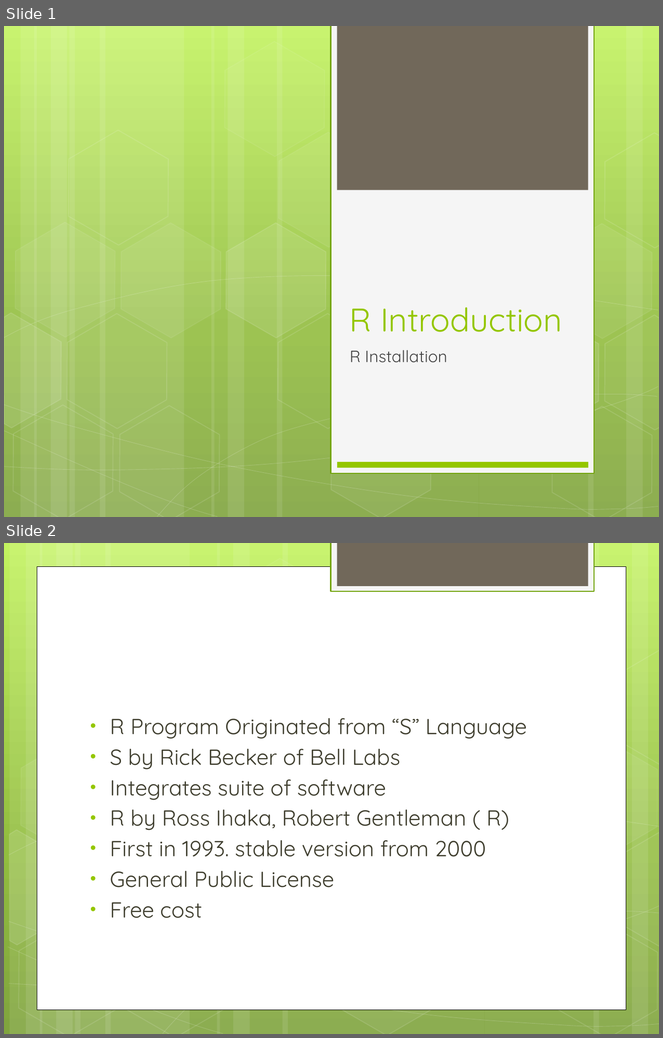
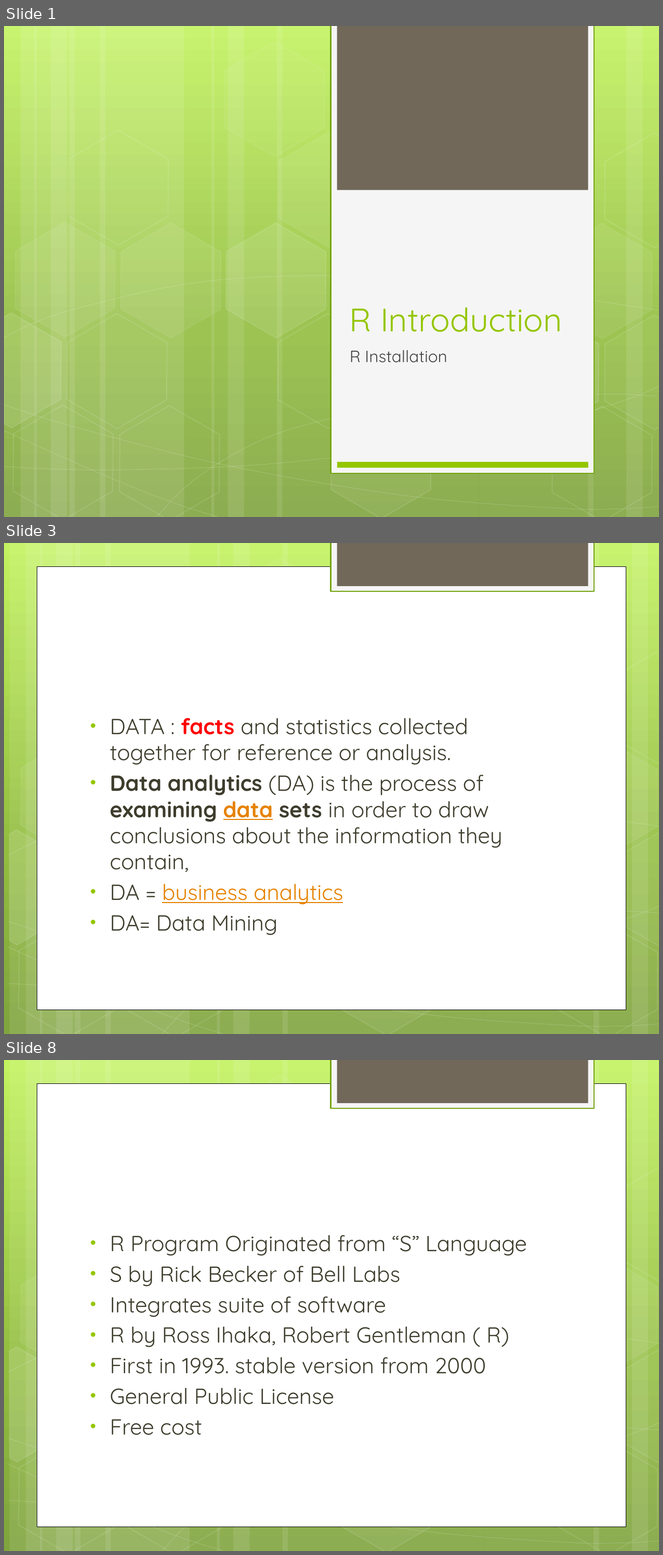
Before and after one commit to gpavankumar1974/Rnotes, a slide deck: RBasics/R Intro 2.pptx. Shown one above the other, each under a label of ours: slides 1 and 2 before the commit, slides 1, 3 and 8 after it; the slides between them are not shown. The pictures are 663x1038 and 663x1555 pixels, drawn with LibreOffice and Linux fonts; fonts in the diff are those of the drawing. Boxes give left, top, right and bottom in pixels: in the first picture for what was removed or moved away, otherwise in the second. Text is boxed around its words. In the diff, an @@ line names an element or a change of style, - is before the commit and + after.

```diff
--- a/RBasics/R Intro 2.pptx
+++ b/RBasics/R Intro 2.pptx
@@ slide 3 added at [4, 543, 659, 1034], background gradient #C3F35F to #93BF3F to #81A53E; not listed: 31 template elements that a slide beside it also shows @@
@@ text added at [110, 718, 503, 936], 24 pt, text #3E3D2D @@
+• DATA : facts and statistics collected together for reference or analysis.
+• Data analytics (DA) is the process of examining data sets in order to draw conclusions about the information they contain,
+• DA = business analytics
+• DA= Data Mining
@@ what was slide 2 is now slide 8 @@
```
Also in this commit, not shown: 5 other slides added.
